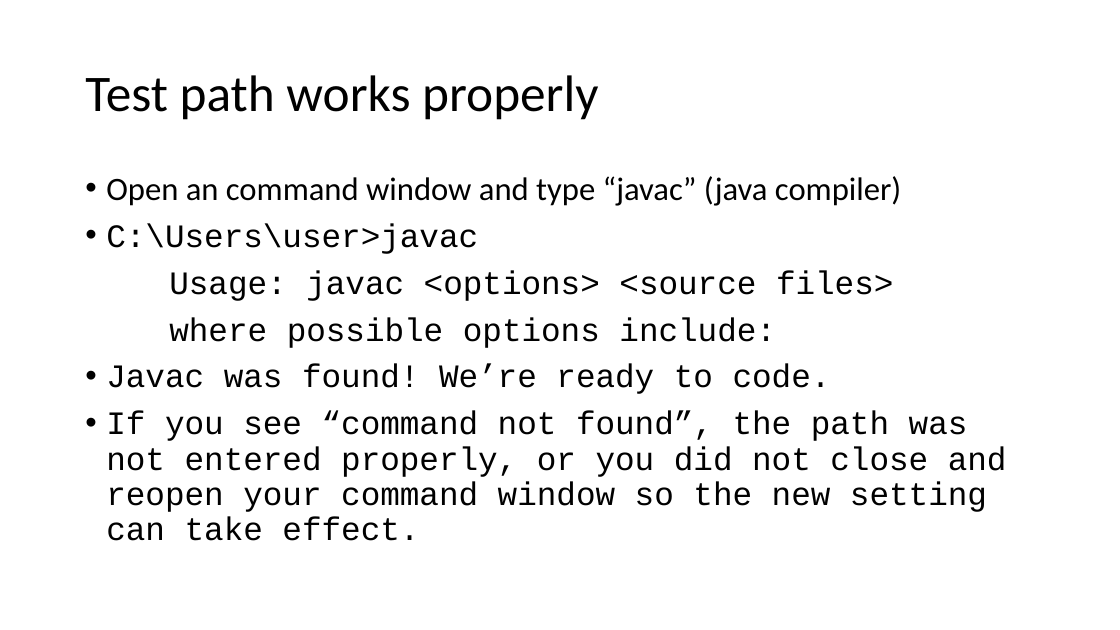
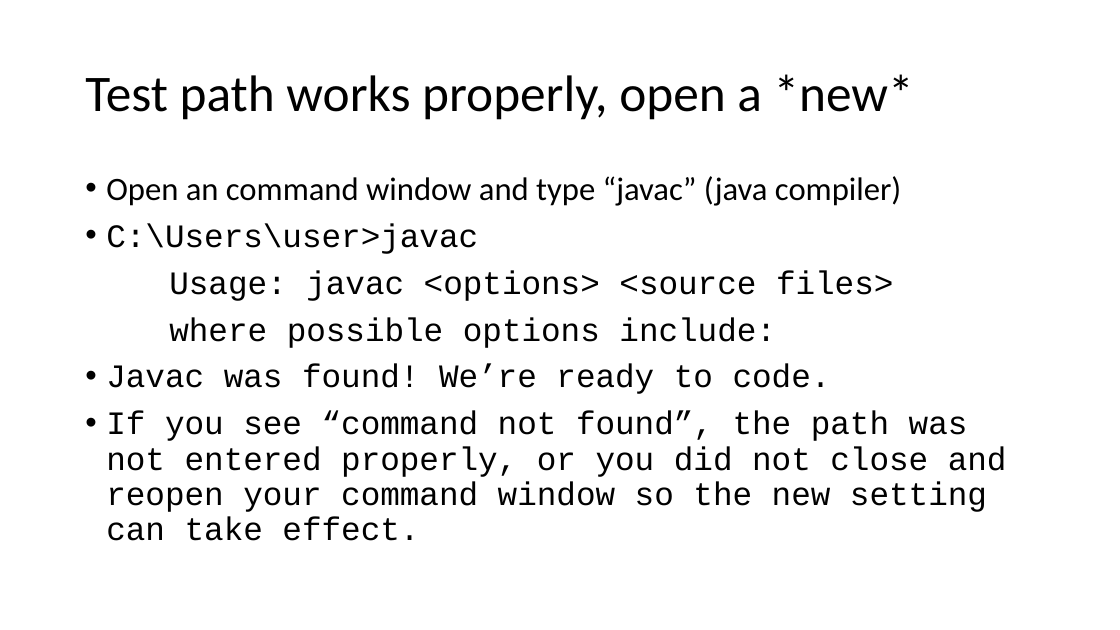
Before and after one commit to oxbot/battleship, a slide deck: slide 4 of setupVSCode_and_JDK/000-Setup VS Code and JDK.pptx (slide 3 before the commit). Drawn at 1120x630 pixels with LibreOffice and Linux fonts; fonts in the diff are those of the drawing. Boxes give left, top, right and bottom in pixels: in the first picture for what was removed or moved away, otherwise in the second. Text is boxed around its words. In the diff, an @@ line names an element or a change of style, - is before the commit and + after.

```diff
--- a/setupVSCode_and_JDK/000-Setup VS Code and JDK.pptx
+++ b/setupVSCode_and_JDK/000-Setup VS Code and JDK.pptx
@@ title at (85,74,914,120): text changed @@
-Test path works properly
+Test path works properly, open a *new*
```
Also in this commit, not shown: 3 other slides changed, 1 slide added, 2 slides removed, 2 other files.
